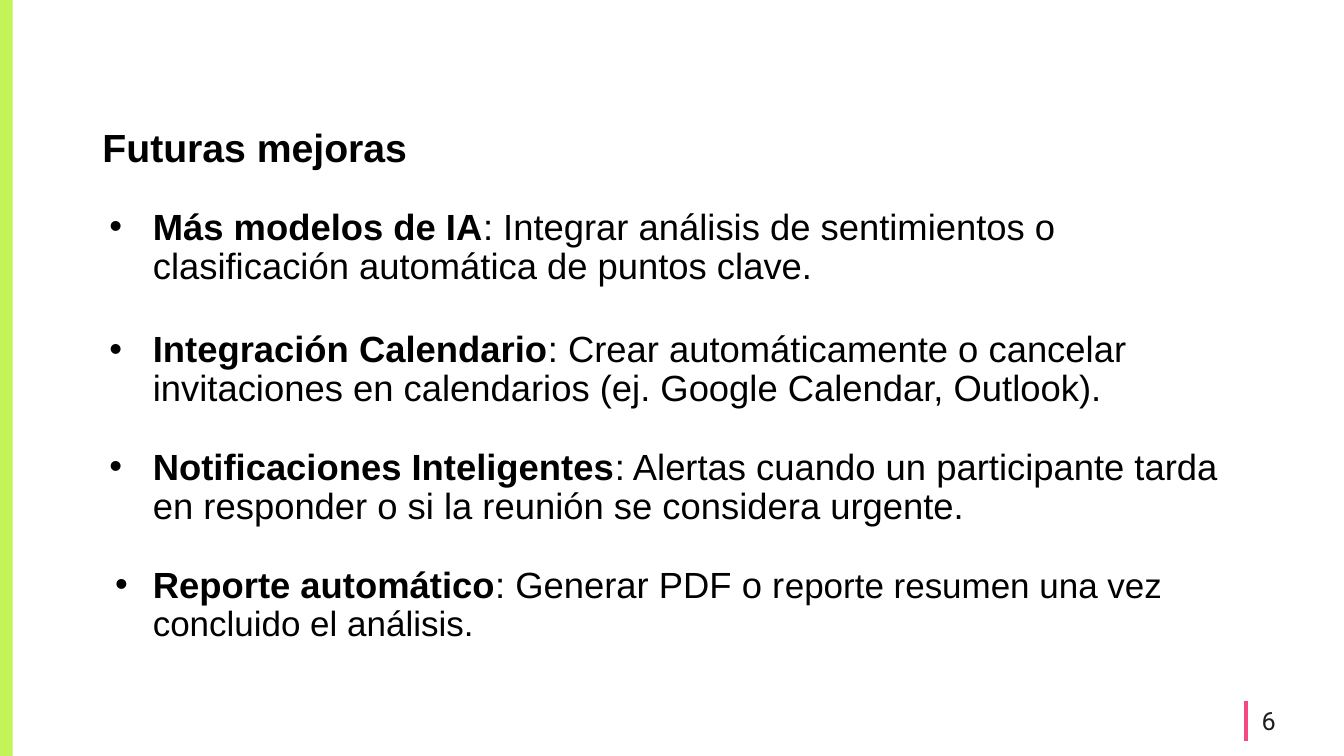
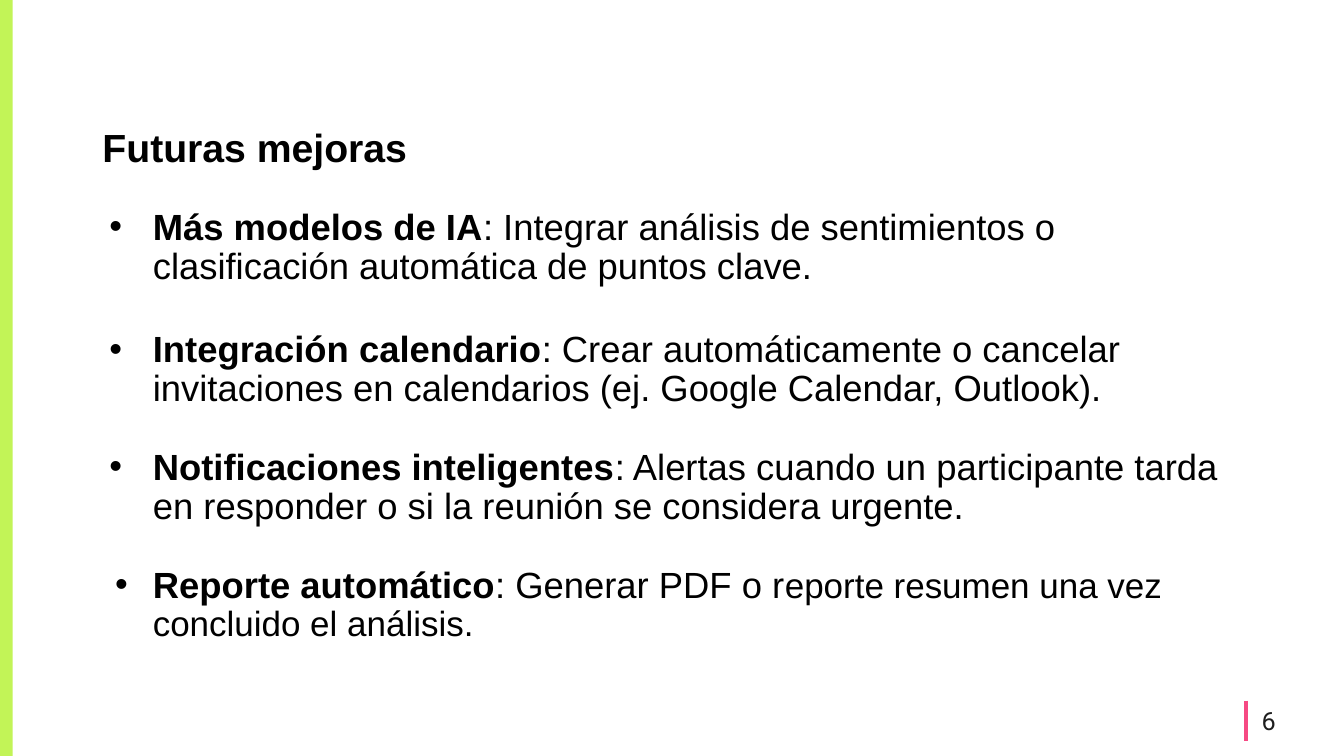
Before and after one commit to a21sarafb/ReuniCheck2, a slide deck: slide 6 of presentación/ReuniCheck.pptx. Drawn at 1344x756 pixels with LibreOffice and Linux fonts; fonts in the diff are those of the drawing; background and template pictures are left out. Boxes give left, top, right and bottom in pixels: in the first picture for what was removed or moved away, otherwise in the second. Text is boxed around its words. In the diff, an @@ line names an element or a change of style, - is before the commit and + after.

```diff
--- a/presentación/ReuniCheck.pptx
+++ b/presentación/ReuniCheck.pptx
@@ text at (x1=153, y1=335, x2=1217, y2=527): text changed @@
-• Integración Calendario: Crear automáticamente o cancelar invitaciones en calendarios (ej. Google Calendar, Outlook).
-• Notificaciones Inteligentes: Alertas cuando un participante tarda en responder o si la reunión se considera urgente.
+• Integración calendario: Crear automáticamente o cancelar invitaciones en calendarios (ej. Google Calendar, Outlook).
+• Notificaciones inteligentes: Alertas cuando un participante tarda en responder o si la reunión se considera urgente.
```
Also in this commit, not shown: 2 other slides changed, 8 other files.
